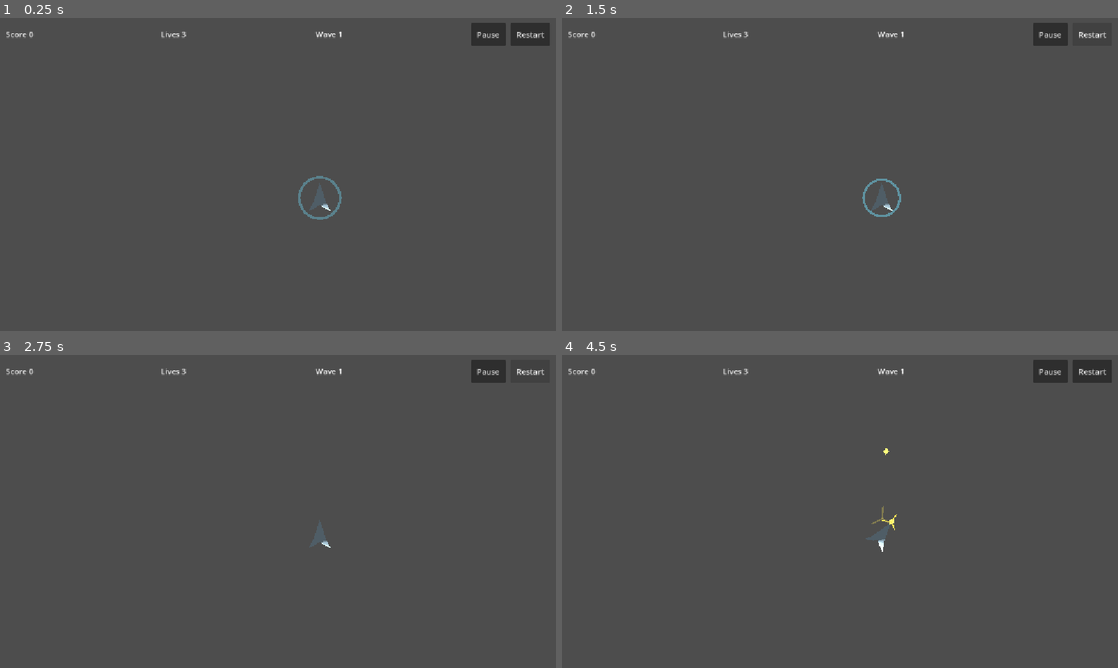
Above: before the commit, frames 1-4 (two rows, left to right).
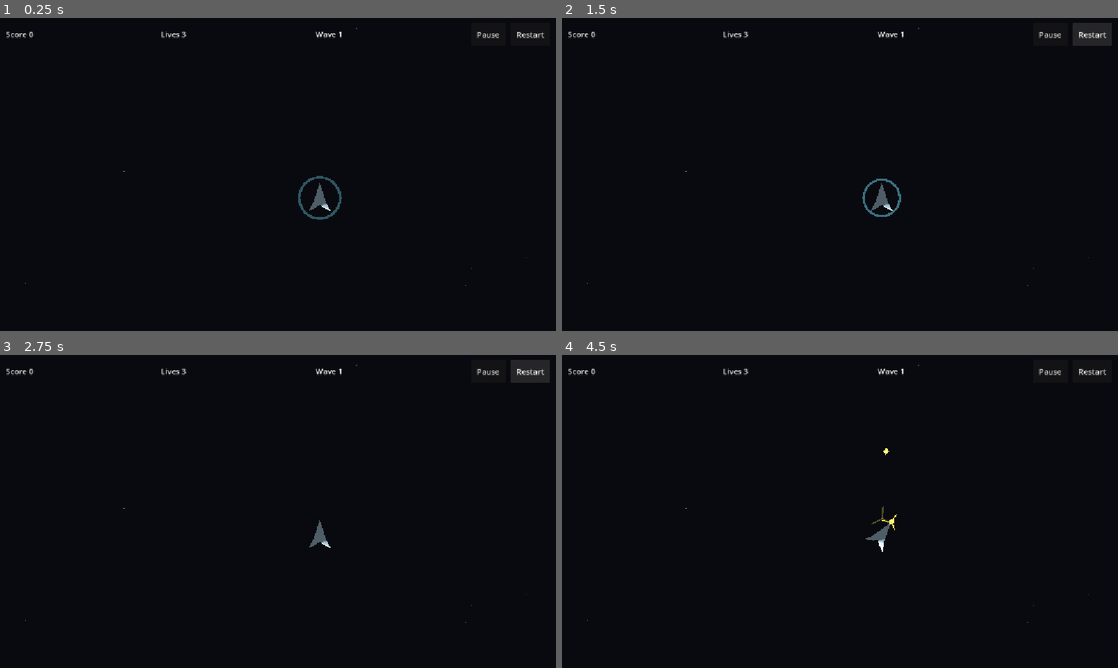
Above: after the commit, the same moments.

Repository: mule/asteroids-android-godot
Game: Godot game, scene res://scenes/game/Main.tscn
Two runs of this game, one before a commit and one after it. Both use one fixed random seed, a clock stepped at 60 frames per second and the inputs below.
Inputs (mouse positions are in pixels of both pictures, inside the frame that each line leads up to):
- Up to frame 1 (0.25 s): no input
- Up to frame 2 (1.5 s): click "Restart" at 0.5 s; click "Restart" at 1.25 s
- Up to frame 3 (2.75 s): click "Restart" at 2 s
- Up to frame 4 (4.5 s): click "Pause" at 2.75 s; click "Restart" at 3.5 s; tap Enter at 4.25 s; move the mouse to (962, 495) at 4.27 s; hold Right (rotate_right) from 4.28 s (still down); hold Space (shoot) from 4.28 s (still down); click (962, 495) at 4.42 s

The runs differ from the first frame. In frame 1, 100% of the frame differs, in the area x 0-100%, y 0-100%; in frame 2, 100%; in frame 3, 100%; in frame 4, 100%.

Commit message:
Replace fixed starfield with seeded parallax star layers

Diff:
--- a/scenes/game/Game.tscn
+++ b/scenes/game/Game.tscn
@@ -6,7 +6,7 @@
 [ext_resource type="PackedScene" path="res://scenes/entities/Bullet.tscn" id="4_1nphu"]
 [ext_resource type="PackedScene" path="res://scenes/ui/Hud.tscn" id="5_nl3g0"]
 [ext_resource type="Script" path="res://scripts/player_input.gd" id="6_8dbn6"]
-[ext_resource type="Script" path="res://scripts/starfield.gd" id="7_3jtpl"]
+[ext_resource type="Script" path="res://scripts/world/star_layer.gd" id="7_star_layer"]
 [ext_resource type="Script" path="res://scripts/feedback.gd" id="8_s7x2j"]
 [ext_resource type="Resource" path="res://assets/generated/asteroids/asteroid_baseline_01.tres" id="9_0bsm8"]
 [ext_resource type="Resource" path="res://assets/generated/asteroids/asteroid_cobalt_01.tres" id="10_xpoo4"]
@@ -14,7 +14,6 @@
 [ext_resource type="Resource" path="res://assets/generated/asteroids/asteroid_ice_01.tres" id="12_s7b4h"]
 [ext_resource type="Resource" path="res://assets/generated/asteroids/asteroid_iron_01.tres" id="13_m2hh0"]
 [ext_resource type="Resource" path="res://assets/generated/asteroids/asteroid_shale_01.tres" id="14_pdu2q"]
-[ext_resource type="Texture2D" path="res://assets/media/backgrounds/background_starfield_01.png" id="15_p0tjd"]
 [ext_resource type="Texture2D" path="res://assets/media/effects/effect_impact_flash_01.png" id="16_xask5"]
 [ext_resource type="AudioStream" path="res://assets/audio/sfx_shot_spark_01.wav" id="17_y3v2k"]
 [ext_resource type="AudioStream" path="res://assets/audio/sfx_impact_thump_01.wav" id="18_87qfr"]
@@ -29,20 +28,38 @@
 bullet_scene = ExtResource("4_1nphu")
 asteroid_visual_assets = Array[Resource]([ExtResource("9_0bsm8"), ExtResource("10_xpoo4"), ExtResource("11_qkpjg"), ExtResource("12_s7b4h"), ExtResource("13_m2hh0"), ExtResource("14_pdu2q")])
 
-[node name="Background" type="ColorRect" parent="."]
-offset_right = 1152.0
-offset_bottom = 648.0
+[node name="DeepSpace" type="CanvasLayer" parent="."]
+layer = -100
+
+[node name="ColorRect" type="ColorRect" parent="DeepSpace"]
+anchors_preset = 15
+anchor_right = 1.0
+anchor_bottom = 1.0
+grow_horizontal = 2
+grow_vertical = 2
+mouse_filter = 2
 color = Color(0.0352941, 0.0392157, 0.0588235, 1)
 
-[node name="BackgroundTexture" type="TextureRect" parent="."]
-offset_right = 1152.0
-offset_bottom = 648.0
-mouse_filter = 2
-texture = ExtResource("15_p0tjd")
-stretch_mode = 1
+[node name="StarsFar" type="Parallax2D" parent="."]
+scroll_scale = Vector2(0.15, 0.15)
 
-[node name="Starfield" type="Node2D" parent="."]
-script = ExtResource("7_3jtpl")
+[node name="Layer" type="Node2D" parent="StarsFar"]
+script = ExtResource("7_star_layer")
+star_count = 420
+layer_seed = 404
+max_radius = 1.6
+min_alpha = 0.15
+max_alpha = 0.4
+
+[node name="StarsMid" type="Parallax2D" parent="."]
+scroll_scale = Vector2(0.4, 0.4)
+
+[node name="Layer" type="Node2D" parent="StarsMid"]
+script = ExtResource("7_star_layer")
+star_count = 260
+layer_seed = 405
+min_alpha = 0.3
+max_alpha = 0.7
 
 [node name="Sector" type="Node2D" parent="."]
 script = ExtResource("19_c1u4a")
--- a/scripts/game.gd
+++ b/scripts/game.gd
@@ -25,6 +25,8 @@
 @onready var player_ship: Area2D = $Entities/PlayerShip
 @onready var sector: Sector = $Sector
 @onready var follow_camera: Camera2D = $FollowCamera
+@onready var stars_far: Node2D = $StarsFar/Layer
+@onready var stars_mid: Node2D = $StarsMid/Layer
 @onready var player_input: Node = $PlayerInput
 @onready var feedback: Node = $Feedback
 @onready var hud: CanvasLayer = $Hud
@@ -56,6 +58,7 @@
 	_apply_lighting_to_entity(player_ship)
 	_apply_sector_bounds()
 	follow_camera.set_target(player_ship)
+	_build_star_layers()
 	if auto_start:
 		_start_new_game()
 
@@ -332,6 +335,17 @@
 		entity.set_boundary_margin(sector.get_boundary_margin())
 
 
+func _build_star_layers() -> void:
+	var bounds := sector.get_bounds()
+	var sector_seed := random_seed
+
+	if sector.definition != null and "sector_seed" in sector.definition:
+		sector_seed = sector.definition.sector_seed
+
+	stars_far.build_stars(bounds, sector_seed + stars_far.layer_seed)
+	stars_mid.build_stars(bounds, sector_seed + stars_mid.layer_seed)
+
+
 func _on_hud_touch_action_changed(action: StringName, pressed: bool) -> void:
 	player_input.set_touch_action(action, pressed)
 
--- a/scripts/starfield.gd
+++ /dev/null
@@ -1,34 +0,0 @@
-extends Node2D
-
-
-@export var star_count: int = 90
-@export var random_seed: int = 404
-@export var min_radius: float = 1.0
-@export var max_radius: float = 2.4
-
-var random := RandomNumberGenerator.new()
-
-
-func _ready() -> void:
-	random.seed = random_seed
-	_build_stars()
-
-
-func _build_stars() -> void:
-	var viewport_rect := get_viewport_rect()
-
-	for index in star_count:
-		var star := Polygon2D.new()
-		var radius := random.randf_range(min_radius, max_radius)
-		star.polygon = PackedVector2Array([
-			Vector2(0.0, -radius),
-			Vector2(radius, 0.0),
-			Vector2(0.0, radius),
-			Vector2(-radius, 0.0)
-		])
-		star.position = Vector2(
-			random.randf_range(viewport_rect.position.x, viewport_rect.end.x),
-			random.randf_range(viewport_rect.position.y, viewport_rect.end.y)
-		)
-		star.color = Color(0.65, 0.82, 1.0, random.randf_range(0.28, 0.7))
-		add_child(star)
--- /dev/null
+++ b/scripts/world/star_layer.gd
@@ -0,0 +1,41 @@
+extends Node2D
+class_name StarLayer
+
+
+@export var star_count: int = 90
+@export var layer_seed: int = 404
+@export var min_radius: float = 1.0
+@export var max_radius: float = 2.4
+@export var star_color: Color = Color(0.65, 0.82, 1.0)
+@export var min_alpha: float = 0.28
+@export var max_alpha: float = 0.7
+
+var random := RandomNumberGenerator.new()
+
+
+func build_stars(bounds: Rect2, seed_value: int) -> void:
+	for child in get_children():
+		child.queue_free()
+
+	random.seed = seed_value
+
+	for index in star_count:
+		var star := Polygon2D.new()
+		var radius := random.randf_range(min_radius, max_radius)
+		star.polygon = PackedVector2Array([
+			Vector2(0.0, -radius),
+			Vector2(radius, 0.0),
+			Vector2(0.0, radius),
+			Vector2(-radius, 0.0)
+		])
+		star.position = Vector2(
+			random.randf_range(bounds.position.x, bounds.end.x),
+			random.randf_range(bounds.position.y, bounds.end.y)
+		)
+		star.color = Color(
+			star_color.r,
+			star_color.g,
+			star_color.b,
+			random.randf_range(min_alpha, max_alpha)
+		)
+		add_child(star)
--- /dev/null
+++ b/tests/test_star_layer.gd
@@ -0,0 +1,99 @@
+extends SceneTree
+
+
+const STAR_LAYER := preload("res://scripts/world/star_layer.gd")
+const BOUNDS := Rect2(Vector2.ZERO, Vector2(8000.0, 6000.0))
+
+
+func _init() -> void:
+	var failures: Array[String] = []
+
+	await _test_stars_fill_sector_not_viewport(failures)
+	await _test_same_seed_produces_same_layout(failures)
+	await _test_different_seed_produces_different_layout(failures)
+
+	for failure in failures:
+		printerr("FAIL: ", failure)
+
+	if failures.is_empty():
+		print("ALL STAR LAYER TESTS PASSED SUCCESSFULLY!")
+		quit(0)
+	else:
+		printerr("FAILED %d TESTS" % failures.size())
+		quit(1)
+
+
+func _make_layer(count: int) -> Node2D:
+	var layer := Node2D.new()
+	layer.set_script(STAR_LAYER)
+	layer.star_count = count
+	return layer
+
+
+func _positions(layer: Node2D) -> PackedVector2Array:
+	var result := PackedVector2Array()
+	for child in layer.get_children():
+		result.append((child as Node2D).position)
+	return result
+
+
+func _test_stars_fill_sector_not_viewport(failures: Array[String]) -> void:
+	var layer := _make_layer(300)
+	root.add_child(layer)
+	await physics_frame
+
+	layer.build_stars(BOUNDS, 1729)
+
+	if layer.get_child_count() != 300:
+		failures.append("Star layer: expected 300 stars, got %d" % layer.get_child_count())
+
+	var max_x := 0.0
+	for position in _positions(layer):
+		if not BOUNDS.has_point(position):
+			failures.append("Star layer: star placed outside sector at %s" % str(position))
+			break
+		max_x = maxf(max_x, position.x)
+
+	# With 300 stars across 8000px, the furthest should be far beyond the old
+	# 1152px viewport width. This is what proves stars moved to sector space.
+	if max_x < 4000.0:
+		failures.append("Star layer: stars are clustered near the origin, max x %f" % max_x)
+
+	layer.queue_free()
+	await physics_frame
+
+
+func _test_same_seed_produces_same_layout(failures: Array[String]) -> void:
+	var first := _make_layer(50)
+	var second := _make_layer(50)
+	root.add_child(first)
+	root.add_child(second)
+	await physics_frame
+
+	first.build_stars(BOUNDS, 4242)
+	second.build_stars(BOUNDS, 4242)
+
+	if _positions(first) != _positions(second):
+		failures.append("Star layer: the same seed must produce an identical layout")
+
+	first.queue_free()
+	second.queue_free()
+	await physics_frame
+
+
+func _test_different_seed_produces_different_layout(failures: Array[String]) -> void:
+	var first := _make_layer(50)
+	var second := _make_layer(50)
+	root.add_child(first)
+	root.add_child(second)
+	await physics_frame
+
+	first.build_stars(BOUNDS, 1)
+	second.build_stars(BOUNDS, 2)
+
+	if _positions(first) == _positions(second):
+		failures.append("Star layer: different seeds must produce different layouts")
+
+	first.queue_free()
+	second.queue_free()
+	await physics_frame
Not shown: 1 places in scenes/game/Game.tscn that only renumber resources
Not shown, removed: scripts/starfield.gd.uid
Not shown, added: scripts/world/star_layer.gd.uid
Not shown, added: tests/test_star_layer.gd.uid
